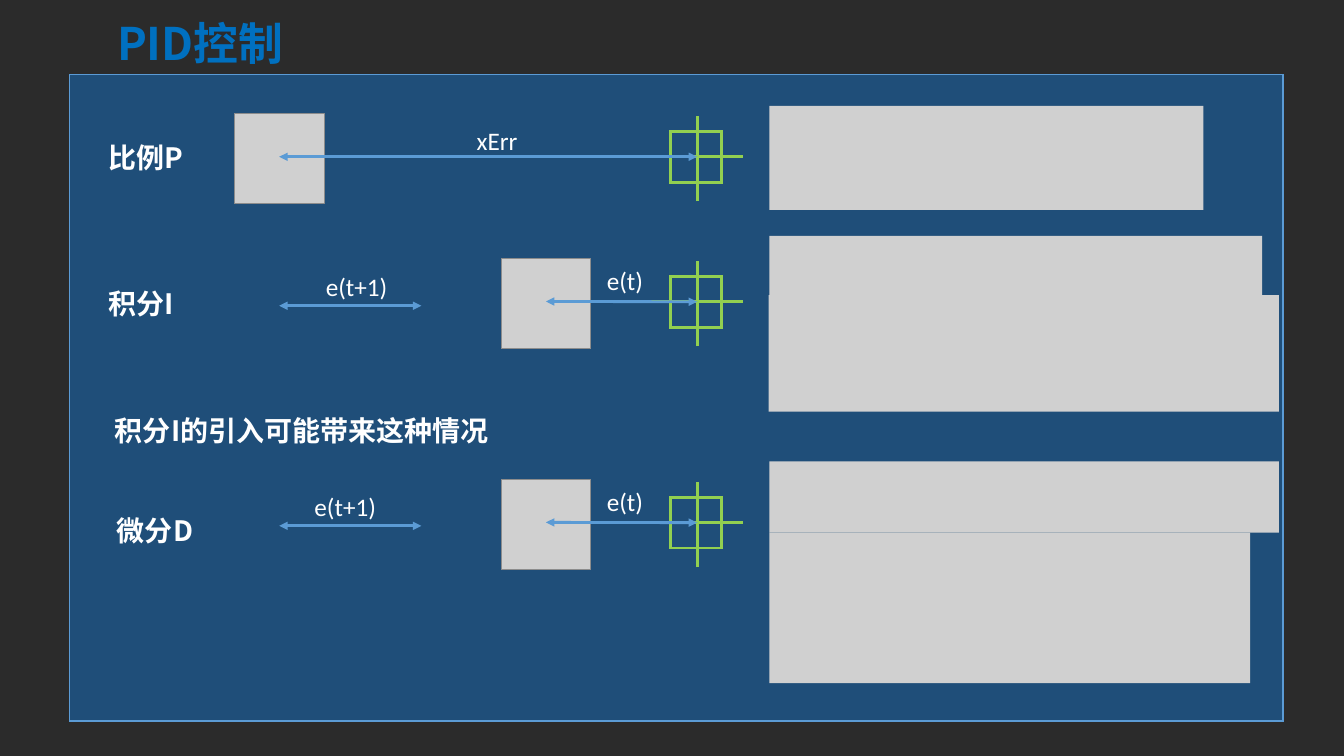
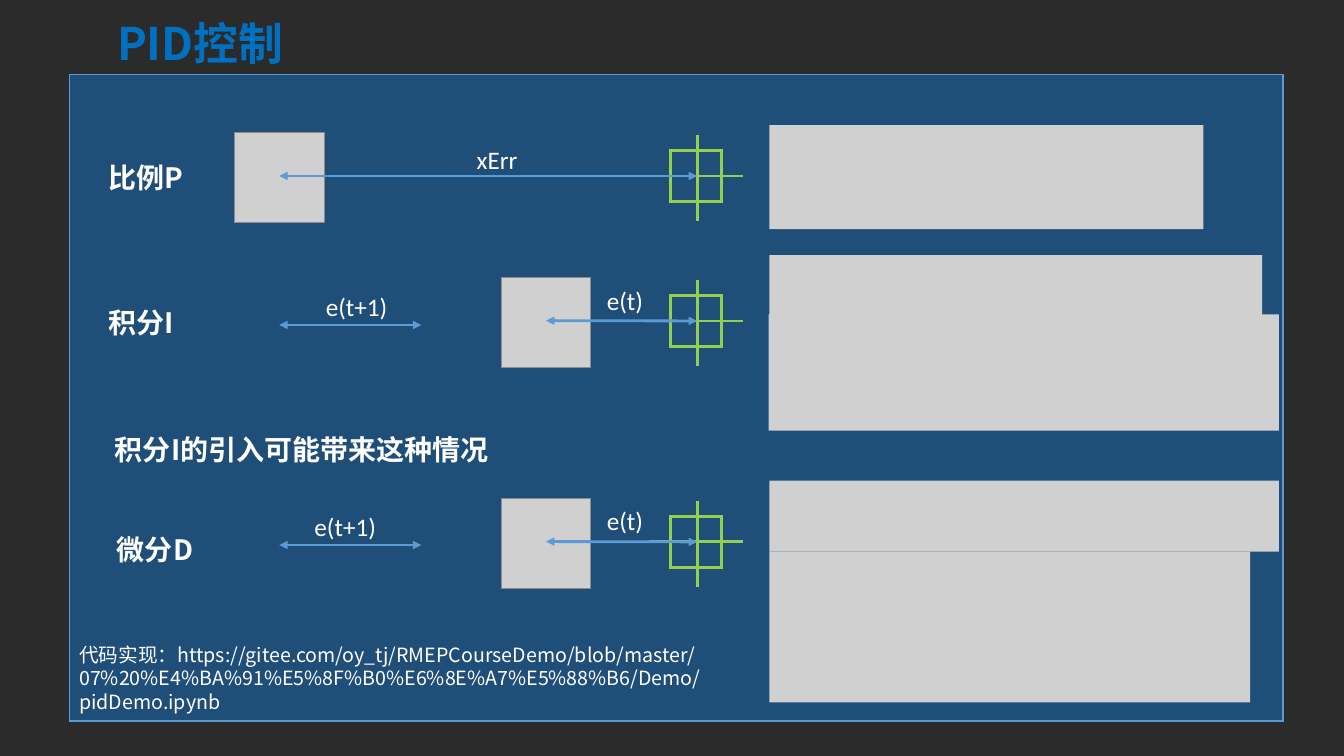
Before and after one commit to oy-tj/RMEPCourseDemo, a slide deck: slide 4 of 07 云台控制/07 自动瞄准-云台控制.pptx (slide 7 before the commit). Drawn at 1344x756 pixels with LibreOffice and Linux fonts; fonts in the diff are those of the drawing; grey boxes stand for pictures; background and template pictures are left out; a plain dark background stands for a picture behind light text. Boxes give left, top, right and bottom in pixels: in the first picture for what was removed or moved away, otherwise in the second. Text is boxed around its words. In the diff, an @@ line names an element or a change of style, - is before the commit and + after.

Commit message:
finish 07

```diff
--- a/07 云台控制/07 自动瞄准-云台控制.pptx
+++ b/07 云台控制/07 自动瞄准-云台控制.pptx
@@ 9 texts, 8 pictures, 6 lines, 5 double arrows, 3 rectangles: place and size @@
-9 texts, 8 pictures, 6 lines, 5 double arrows, 3 rectangles at [108,106,1279,683]
+9 texts, 8 pictures, 6 lines, 5 double arrows, 3 rectangles at [108,125,1279,702]
@@ text added at [79,645,700,714], 14 pt, text #CCE8CF @@
+代码实现：https://gitee.com/oy_tj/RMEPCourseDemo/blob/master/07%20%E4%BA%91%E5%8F%B0%E6%8E%A7%E5%88%B6/Demo/pidDemo.ipynb
```
Also in this commit, not shown: 2 other slides changed, 2 slides added, 3 slides removed.
